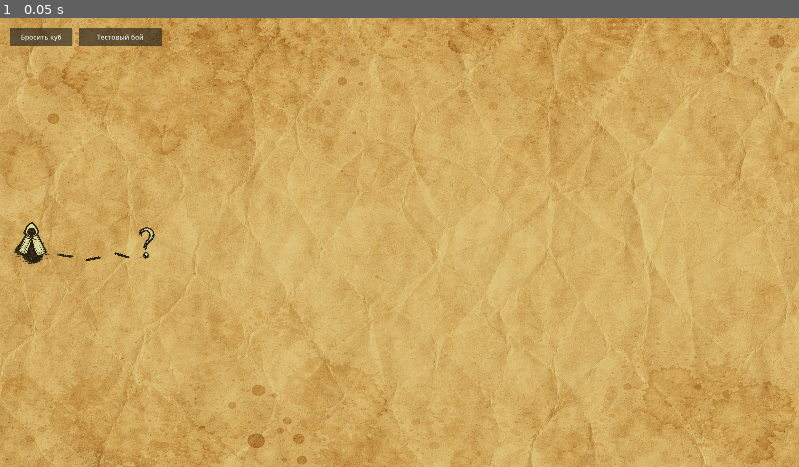
Above: before the commit, frame 1.
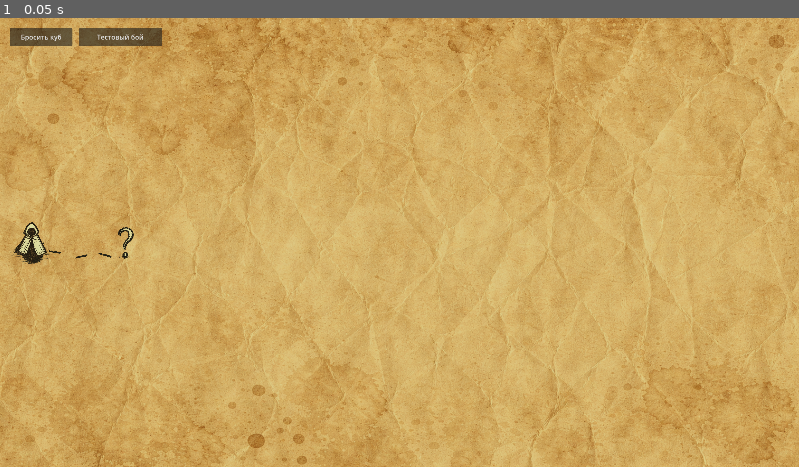
Above: after the commit, the same moment.

Repository: olegbogai-web/dicegame
Game: Godot game, scene res://scenes/global_map_room.tscn
The game is run twice, just before and just after one commit, with the same random seed, the same clock (stepped at 60 frames per second) and the same inputs.
Inputs:
- Up to frame 1 (0.05 s): no input

The runs differ from the first frame. In frame 1, 0.2% of the frame differs, in the area x 6-20%, y 46-55%.

Commit message:
добавил коече

Diff:
--- /dev/null
+++ b/scenes/ability_reward.tscn
@@ -0,0 +1,48 @@
+[gd_scene format=3 uid="uid://damoph5umarop"]
+
+[ext_resource type="Texture2D" uid="uid://b6ojmoowtta8k" path="res://assets/ui/base_frame_mid_v2.png" id="1_46ibs"]
+[ext_resource type="Texture2D" uid="uid://cc0r8hvl0nlh5" path="res://assets/ability/common_attack.png" id="2_fqkki"]
+
+[sub_resource type="StandardMaterial3D" id="StandardMaterial3D_ad61j"]
+transparency = 1
+albedo_texture = ExtResource("1_46ibs")
+
+[sub_resource type="PlaneMesh" id="PlaneMesh_y412d"]
+
+[sub_resource type="StandardMaterial3D" id="StandardMaterial3D_svy3x"]
+albedo_texture = ExtResource("2_fqkki")
+
+[sub_resource type="PlaneMesh" id="PlaneMesh_nkpy2"]
+
+[node name="ability_reward" type="Node3D" unique_id=769588038]
+
+[node name="ability_frame_base" type="MeshInstance3D" parent="." unique_id=1476717684]
+transform = Transform3D(1.3, 0, 0, 0, 1, 0, 0, 0, 1.9, 0, 0, 0)
+material_override = SubResource("StandardMaterial3D_ad61j")
+mesh = SubResource("PlaneMesh_y412d")
+
+[node name="ability_text" type="Label3D" parent="." unique_id=1327934321]
+transform = Transform3D(1.3, 0, 0, 0, -4.4585615e-08, 0.010000001, 0, -1.9889996, -8.5237195e-10, 0.012999999, -0.064, -1.3513501)
+render_priority = 5
+modulate = Color(18.04701, 18.469584, 18.892157, 1)
+outline_modulate = Color(0.6144206, 0.5999443, 0.59371567, 1)
+text = "Название способности
+"
+font_size = 23
+outline_size = 5
+autowrap_mode = 3
+width = 270.0
+
+[node name="ability_icon" type="MeshInstance3D" parent="." unique_id=803520391]
+transform = Transform3D(0.7, 0, 0, 0, 0.7, 0, 0, 0, 0.7, 0, 0.01, -0.415)
+material_override = SubResource("StandardMaterial3D_svy3x")
+mesh = SubResource("PlaneMesh_nkpy2")
+
+[node name="abilitu_description" type="Label3D" parent="." unique_id=1402201755]
+transform = Transform3D(1, 0, 0, 0, -4.371139e-08, 1, 0, -0.99999994, -4.371139e-08, 0, 0.0100000305, 0.71575075)
+render_priority = 1
+text = "текст описания способности текст описания способности "
+font_size = 20
+outline_size = 2
+autowrap_mode = 3
+width = 400.0
--- a/scenes/global_map_room.tscn
+++ b/scenes/global_map_room.tscn
@@ -47,7 +47,7 @@
 fov = 12.0
 
 [node name="event_icon" type="MeshInstance3D" parent="." unique_id=870975301]
-transform = Transform3D(0.5743785, 0, 0, 0, 0.85, 0, 0, 0, 0.6565916, -10.044104, 0.01, 0.017569304)
+transform = Transform3D(0.5743785, 0, 0, 0, 0.85, 0, 0, 0, 0.6565916, -10.864424, 0.01, 0.017569304)
 material_override = SubResource("StandardMaterial3D_uqttp")
 mesh = SubResource("PlaneMesh_5qcje")
 
@@ -55,17 +55,17 @@
 transform = Transform3D(4.1566563, 0, 0, 0, 10.717996, 0, 0, 0, 4.4277115, 0, -0.15004885, 0)
 
 [node name="dash" type="MeshInstance3D" parent="." unique_id=1147296881]
-transform = Transform3D(0.39157063, 0, -0.05466498, 0, 0.85, 0, 0.06442394, 0, 0.33225536, -13.1899395, 0.01, 0.47136393)
+transform = Transform3D(0.31883135, 0, -0.040607013, 0, 0.85, 0, 0.052456364, 0, 0.24681063, -13.586285, 0.01, 0.3384469)
 material_override = SubResource("StandardMaterial3D_oecmp")
 mesh = SubResource("PlaneMesh_5qcje")
 
 [node name="dash2" type="MeshInstance3D" parent="." unique_id=2006677491]
-transform = Transform3D(0.38952416, 0, 0.06433617, 0, 0.85, 0, -0.07582166, 0, 0.33051893, -12.105691, 0.01, 0.59302443)
+transform = Transform3D(0.31716505, 0, 0.047791105, 0, 0.85, 0, -0.06173681, 0, 0.24552076, -12.542233, 0.01, 0.5101393)
 material_override = SubResource("StandardMaterial3D_oecmp")
 mesh = SubResource("PlaneMesh_5qcje")
 
 [node name="dash3" type="MeshInstance3D" parent="." unique_id=907670957]
-transform = Transform3D(0.38014323, 0, -0.09663122, 0, 0.85, 0, 0.11388212, 0, 0.322559, -10.914911, 0.01, 0.46630302)
+transform = Transform3D(0.30952674, 0, -0.07178097, 0, 0.85, 0, 0.09272705, 0, 0.23960784, -11.602203, 0.01, 0.46302953)
 material_override = SubResource("StandardMaterial3D_oecmp")
 mesh = SubResource("PlaneMesh_5qcje")
 
--- a/scenes/new_battle_table.tscn
+++ b/scenes/new_battle_table.tscn
@@ -9,6 +9,7 @@
 [ext_resource type="Texture2D" uid="uid://dsf7r7epuo0bi" path="res://assets/entity/monsters/test_monster.png" id="7_tc2nu"]
 [ext_resource type="Texture2D" uid="uid://cd253wjyhe31w" path="res://assets/entity/monsters/ability_frame_bot_bar_v2.png" id="8_2oaiy"]
 [ext_resource type="Texture2D" uid="uid://cr5mbqdxoaee3" path="res://assets/entity/monsters/test_player.png" id="9_v3i8a"]
+[ext_resource type="PackedScene" uid="uid://damoph5umarop" path="res://scenes/ability_reward.tscn" id="10_df7hy"]
 
 [sub_resource type="StandardMaterial3D" id="StandardMaterial3D_gpgk3"]
 albedo_texture = ExtResource("3_5yklm")
@@ -206,9 +207,13 @@
 offset_bottom = 116.0
 text = "Ожидание боя"
 
-[node name="EventButton" type="Button" parent="UI"]
+[node name="EventButton" type="Button" parent="UI" unique_id=738125698]
 offset_left = 406.0
 offset_top = 76.0
 offset_right = 596.0
 offset_bottom = 120.0
 text = "Событие"
+
+[node name="ability_reward" parent="." unique_id=769588038 instance=ExtResource("10_df7hy")]
+transform = Transform3D(2, 0, 0, 0, 2, 0, 0, 0, 2, -4.764084, 4.822571, -1.0286865)
+visible = false
